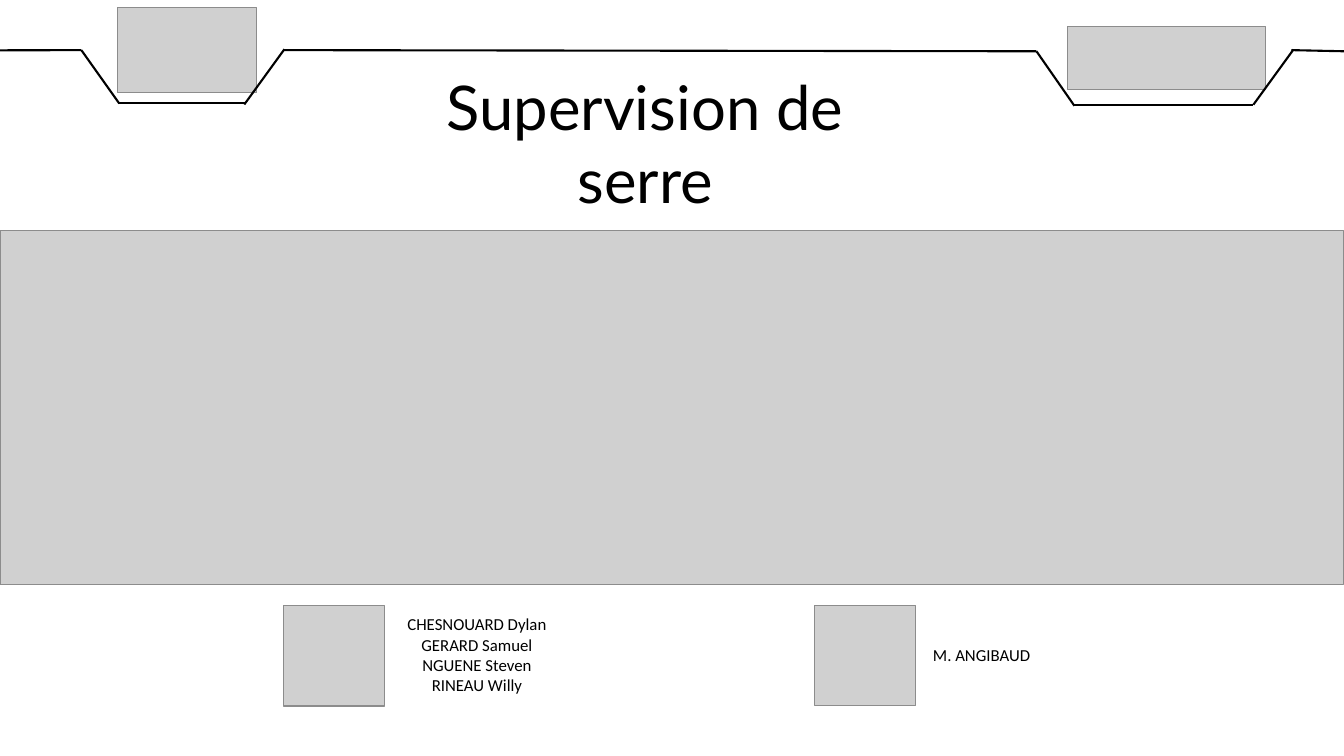
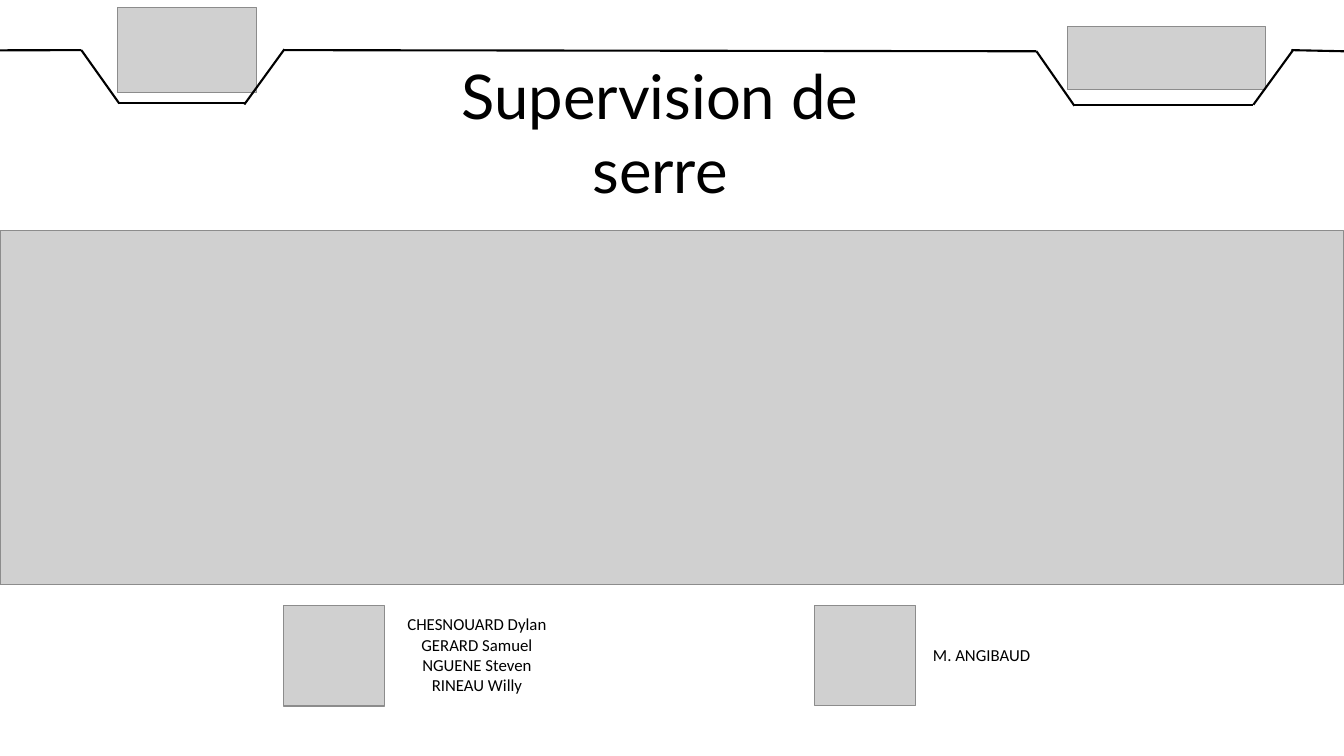
Before and after one commit to DylanChe/SupervisionSerre, a slide deck: slide 1 of oral_projet/revue_2/diaporama_revue_2_dylan.pptx. Drawn at 1344x756 pixels with LibreOffice and Linux fonts; fonts in the diff are those of the drawing; grey boxes stand for pictures. Boxes give left, top, right and bottom in pixels: in the first picture for what was removed or moved away, otherwise in the second. Text is boxed around its words. In the diff, an @@ line names an element or a change of style, - is before the commit and + after.

```diff
--- a/oral_projet/revue_2/diaporama_revue_2_dylan.pptx
+++ b/oral_projet/revue_2/diaporama_revue_2_dylan.pptx
@@ text "Supervision de serre" moved from (x1=447, y1=84, x2=843, y2=204) to (x1=461, y1=73, x2=858, y2=194) @@
```
Also in this commit, not shown: 4 other slides changed.
